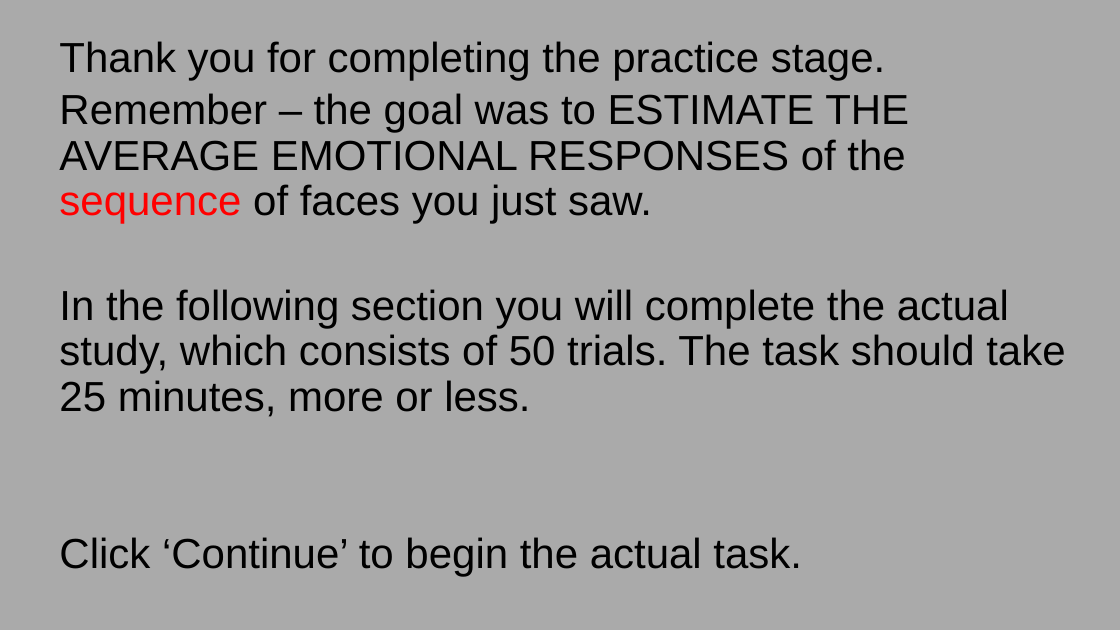
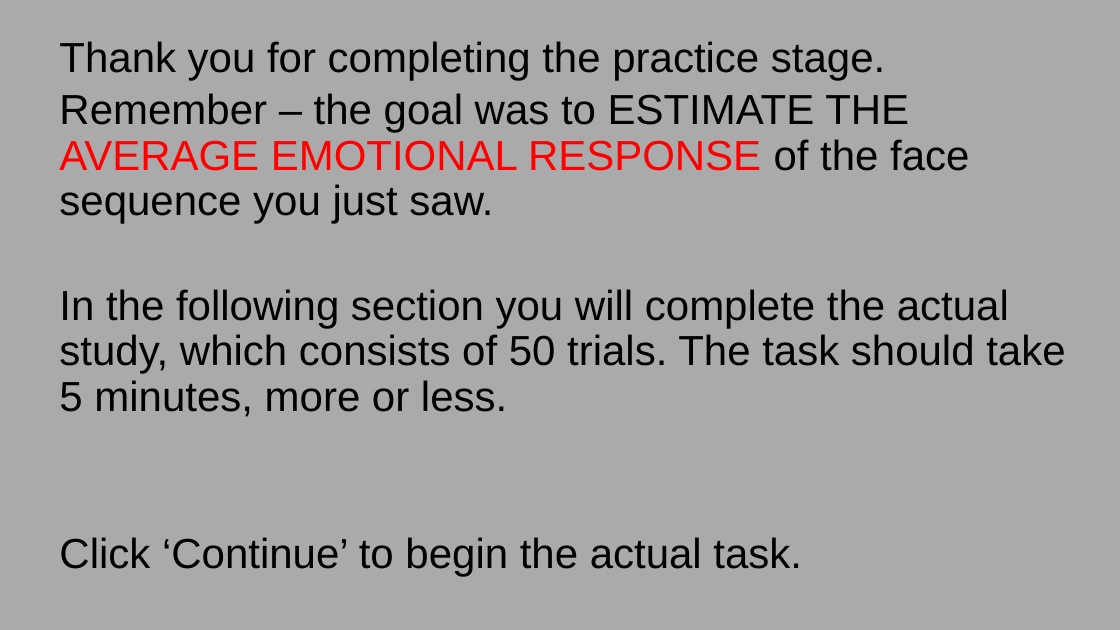
Before and after one commit to GoldenbergLab/task-sequential-faces-emotion-estimation, a slide deck: slide 8 of img/ins/instructions1.4.19.pptx (slide 7 before the commit). Drawn at 1120x630 pixels with LibreOffice and Linux fonts; fonts in the diff are those of the drawing. Boxes give left, top, right and bottom in pixels: in the first picture for what was removed or moved away, otherwise in the second. Text is boxed around its words. In the diff, an @@ line names an element or a change of style, - is before the commit and + after.

Commit message:
revisions to the task. Ready to go

```diff
--- a/img/ins/instructions1.4.19.pptx
+++ b/img/ins/instructions1.4.19.pptx
@@ text at [59, 93, 1065, 417]: text changed @@
-Remember – the goal was to ESTIMATE THE AVERAGE EMOTIONAL RESPONSES of the sequence of faces you just saw.
-In the following section you will complete the actual study, which consists of 50 trials. The task should take 25 minutes, more or less.
+Remember – the goal was to ESTIMATE THE AVERAGE EMOTIONAL RESPONSE of the face sequence you just saw.
+In the following section you will complete the actual study, which consists of 50 trials. The task should take 5 minutes, more or less.
```
Also in this commit, not shown: 6 other slides changed, 1 slide added, 12 other files.
